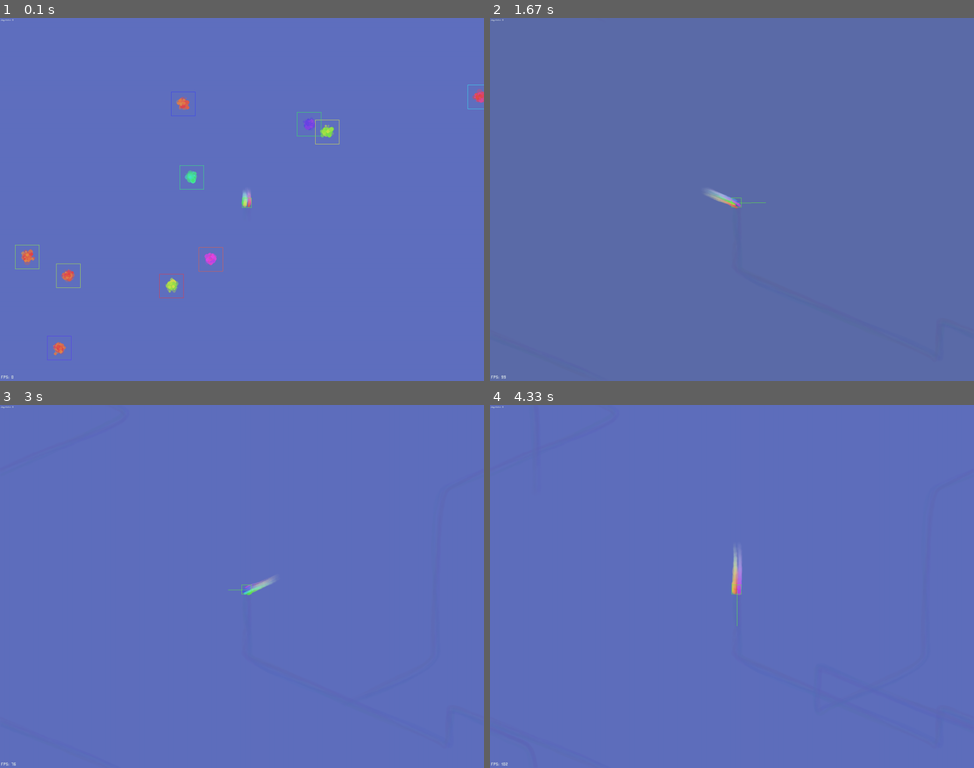
Above: before the commit, frames 1-4 (two rows, left to right).
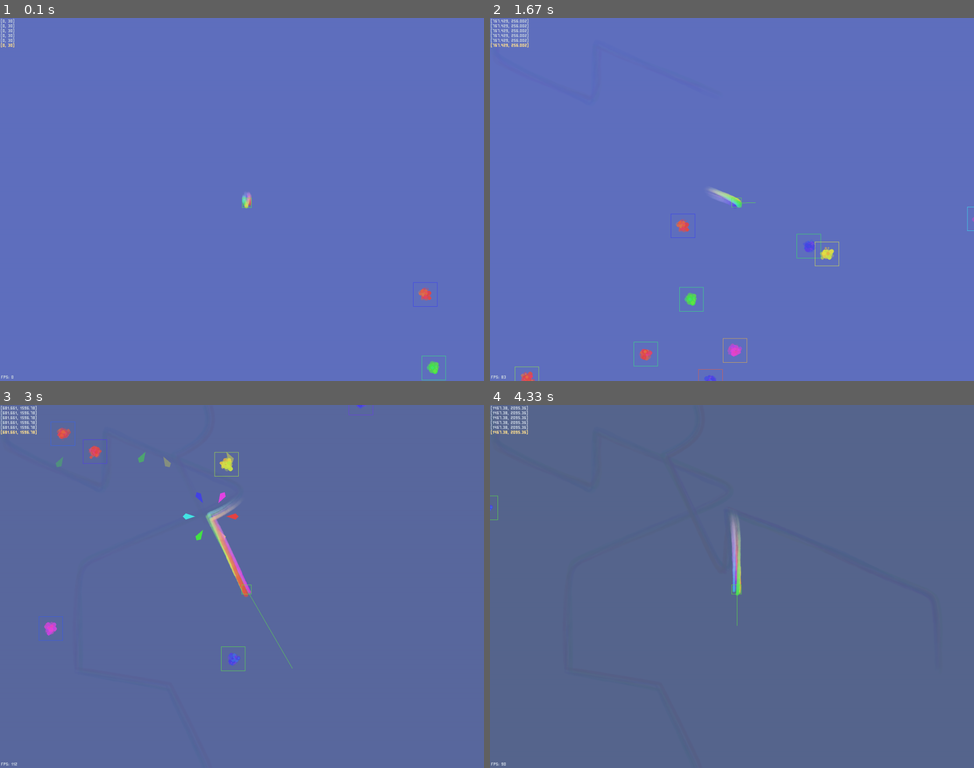
Above: after the commit, the same moments.

Repository: ddorn/jam-23-08
Game: pygame game, started from main.py
Two runs of this game, one before a commit and one after it. Both use one fixed random seed, a clock stepped at 60 frames per second and the inputs below.
Inputs (mouse positions are in pixels of both pictures, inside the frame that each line leads up to):
- Up to frame 1 (0.1 s): no input
- Up to frame 2 (1.67 s): hold Right 0.33-0.8 s; move the mouse to (712, 214) at 0.37 s; hold Up 0.83-1.13 s; move the mouse to (886, 188) at 0.87 s; tap F at 0.9, 1.23, 1.53 s; hold Right 1.17-1.63 s; move the mouse to (615, 203) at 1.2 s
- Up to frame 3 (3 s): hold Left 1.67-2.2 s; move the mouse to (91, 532) at 1.7 s; tap F at 1.73, 2.03, 2.3, 2.63, 2.93 s; hold Down 2.23-2.53 s; move the mouse to (314, 459) at 2.27 s; hold Left 2.57-2.97 s; move the mouse to (125, 513) at 2.6 s
- Up to frame 4 (4.33 s): hold Up 3-3.37 s; move the mouse to (707, 680) at 3.03 s; tap F at 3.07, 3.47, 3.77, 4.13 s; hold Right 3.4-4.03 s; move the mouse to (857, 644) at 3.43 s; hold Down from 4.07 s (still down); move the mouse to (654, 466) at 4.1 s

The runs differ from the first frame. In frame 1, 1.3% of the frame differs, in the area x 0-100%, y 0-100%; in frame 2, 2.8%; in frame 3, 100%; in frame 4, 100%.

Commit message:
add boosts from fairies

Diff:
--- a/engine/debug.py
+++ b/engine/debug.py
@@ -129,7 +129,7 @@
         y = 3
         for i, obj in enumerate(self.texts):
             color = WHITE if len(self.texts) - i - 1 >= self.nb_txt_this_frame else YELLOW
-            s = text(" ".join(map(str, obj)), 7, color, "pixelmillennium")
+            s = text(" ".join(map(str, obj)), SMALL_TEXT_SIZE, color, "pixelmillennium")
             r = gfx.blit(s, topleft=(3, y), ui=True)
             y = r.bottom
 
--- a/engine/object.py
+++ b/engine/object.py
@@ -1,5 +1,5 @@
 from random import gauss
-from typing import Optional, Tuple, TYPE_CHECKING
+from typing import Optional, Tuple, TYPE_CHECKING, Generator
 
 import pygame
 
@@ -32,7 +32,7 @@
     def __init__(self):
         self.scripts = set()
 
-    def add_script(self, generator):
+    def add_script(self, generator: Generator):
         self.scripts.add(generator)
 
     def add_script_decorator(self, function):
--- a/engine/particles.py
+++ b/engine/particles.py
@@ -22,7 +22,7 @@
 ]
 
 from engine.assets import text
-from engine.utils import bounce, exp_impulse, random_in_rect, random_in_rect_and_avoid
+from engine.utils import bounce, exp_impulse, random_in_rect, random_in_rect_and_avoid, rrange, clamp, from_polar
 from engine.gfx import GFX
 
 pygame.init()
@@ -41,30 +41,8 @@
 )
 
 
-def clamp(x, mini=0.0, maxi=1.0):
-    if x < mini:
-        return mini
-    if x > maxi:
-        return maxi
-    return x
-
-
 def vec2int(vec):
     return (int(vec[0]), int(vec[1]))
-
-
-def polar(r, phi: DEGREES):
-    v = Vector2()
-    v.from_polar((r, phi))
-    return v
-
-
-def rrange(nb: float):
-    qte = int(nb)
-    proba = nb - qte
-    if random() < proba:
-        return range(qte + 1)
-    return range(qte)
 
 
 def rand2d(vec):
@@ -172,7 +150,7 @@
             lambda: CircleParticle()
             .builder()
             .hsv(angle := uniform(0, 360), 0.8, 0.8)
-            .at(choice(positions) + polar(40, angle), angle + 90)
+            .at(choice(positions) + from_polar(40, angle), angle + 90)
             .velocity(gauss(2, 0.2), )
             .sized(gauss(5, 2))
             # .acceleration(-0.005)
@@ -470,7 +448,7 @@
     def draw(self, gfx: GFX):
         points = [
             self.pos
-            + polar(self.size, self.inner_rotation + i * 360 / self.vertices * self.vertex_step, )
+            + from_polar(self.size, self.inner_rotation + i * 360 / self.vertices * self.vertex_step, )
             for i in range(self.vertices)
         ]
 
@@ -479,7 +457,7 @@
     def draw_no_gfx(self, surf):
         points = [
             self.pos
-            + polar(self.size, self.inner_rotation + i * 360 / self.vertices * self.vertex_step, )
+            + from_polar(self.size, self.inner_rotation + i * 360 / self.vertices * self.vertex_step, )
             for i in range(self.vertices)
         ]
 
@@ -500,7 +478,7 @@
         self.head = head
 
     def points(self):
-        vel = polar(self.speed, self.angle)
+        vel = from_polar(self.speed, self.angle)
         vel.scale_to_length(self.size)
         cross = Vector2(-vel.y, vel.x)
 
@@ -526,11 +504,11 @@
         super().__init__(color)
 
     def draw(self, gfx: GFX):
-        end = self.pos - polar(self.length, self.angle)
+        end = self.pos - from_polar(self.length, self.angle)
         gfx.line(self.color, self.pos, end)
 
     def draw_no_gfx(self, surf):
-        end = vec2int(self.pos - polar(self.length, self.angle))
+        end = vec2int(self.pos - from_polar(self.length, self.angle))
         start = vec2int(self.pos)
         # noinspection PyTypeChecker
         pygame.gfxdraw.line(surf, *start, *end, self.color)
--- a/engine/utils.py
+++ b/engine/utils.py
@@ -42,11 +42,11 @@
 
 
 def chrange(
-    x: float,
-    initial_range: tuple[float, float],
-    target_range: tuple[float, float],
-    power=1,
-    flipped=False,
+        x: float,
+        initial_range: tuple[float, float],
+        target_range: tuple[float, float],
+        power=1,
+        flipped=False,
 ):
     """Change the range of a number by mapping the initial_range to target_range using a linear transformation."""
     normalised = (x - initial_range[0]) / (initial_range[1] - initial_range[0])
@@ -54,6 +54,15 @@
         normalised = 1 - normalised
     normalised **= power
     return normalised * (target_range[1] - target_range[0]) + target_range[0]
+
+
+def rrange(nb: float):
+    """Return a range with a length of `nb` in expectation."""
+    qte = int(nb)
+    proba = nb - qte
+    if random.random() < proba:
+        return range(qte + 1)
+    return range(qte)
 
 
 def from_polar(r: float, angle: float):
@@ -251,7 +260,7 @@
 
 
 def random_in_rect_and_avoid(
-    rect: pygame.Rect, avoid_positions, avoid_radius, max_trials=1000, force_y=None, default=None,
+        rect: pygame.Rect, avoid_positions, avoid_radius, max_trials=1000, force_y=None, default=None,
 ):
     for trial in range(max_trials):
         if force_y is not None:
@@ -302,6 +311,7 @@
     color.hsva = hue, saturation, value, alpha
     return color
 
+
 def gradient(t: float, *color_spec: tuple[float, ColorValue]) -> pygame.Color:
     """
     Return a color that is a linear interpolation between the colors.
@@ -365,6 +375,7 @@
     "get_tile",
     "mix",
     "chrange",
+    "rrange",
     "from_polar",
     "clamp",
     "angle_towards",
@@ -386,3 +397,9 @@
     "gradient",
     "Cooldown",
 ]
+
+
+# This just helps me to remember to add new utilities to __all__
+for name, f in list(globals().items()):
+    if name not in __all__ and callable(f):
+        raise RuntimeError(f"{name} is not exported, did you forget to add it to __all__?")
--- a/main.py
+++ b/main.py
@@ -1,8 +1,7 @@
 from __future__ import annotations
 
 import math
-from functools import cache
-from random import gauss, uniform
+from random import gauss, random, randrange
 from time import time
 
 import numpy as np
@@ -10,7 +9,6 @@
 from pygame import Rect
 
 from engine import *
-from engine.particles import rrange
 from utility import smooth_breathing
 
 PINK = pygame.Color("#E91E63")
@@ -138,21 +136,31 @@
                 fairy.alive = False
                 self.hist_size += 3
                 for i in range(self.n_points):
-                    color = self.color(i)
-                    angle = color.hsva[0]
+                    angle = i * 360 / self.n_points
+                    color = from_hsv(angle, 70, 90)
                     self.state.particles.add(
                         ShardParticle(color)
                         .builder()
                         .at(self.center + from_polar(self.radius, angle), angle)
-                        .velocity(8, 1)
+                        .velocity(8)
                         .anim_fade(0.2)
                         .build()
                     )
 
+                self.add_speed_buff(fairy.hue)
+
                 for _ in rrange(1.5):
-                    self.state.add(Fairy(random_in_rect(SCREEN.move(self.pos - (W/2, H/2)))))
+                    self.state.add(Fairy(random_in_rect(SCREEN.move(self.pos - (W / 2, H / 2)))))
 
         self.hist_size = min(self.hist_size, self.max_hist_size)
+        self.state.debug.text(self.pos)
+
+    def add_speed_buff(self, angle: float):
+        @self.add_script_decorator
+        def speed_buff():
+            for _ in range(10):
+                self.vel = from_polar(30, angle)
+                yield
 
     def draw(self, gfx: GFX, force_alpha: float | None = None):
         super().draw(gfx)
@@ -162,26 +170,14 @@
             else:
                 multiplier = 1 - (self.time - t) / self.hist_size
 
-            # circle = self.get_circle(int(radius), tuple(color))
-            # circle.set_alpha(int(255 * multiplier))
-            # gfx.blit(circle, center=point)
             gfx.circle(fainter(color, multiplier), point, radius)
-
-    @staticmethod
-    @cache
-    def get_circle(radius: int, color: pygame.Color) -> pygame.Surface:
-        size = 2 * radius + 1
-        img = pygame.Surface((size, size), pygame.SRCCOLORKEY | pygame.RLEACCEL)
-        img.set_colorkey((0, 0, 0))
-        pygame.draw.circle(img, color, (radius, radius), radius)
-        return img
 
 
 class Fairy(SpriteObject):
     radius = 40  # For collision detection
 
     def __init__(self, pos):
-        self.hue = uniform(0, 360)
+        self.hue = randrange(0, 360, 60)
         img = pygame.Surface((80, 80), pygame.SRCALPHA)
         super().__init__(pos, img, )
 
@@ -189,7 +185,7 @@
         for _ in range(256):
             x = gauss(40, 6)
             y = gauss(40, 6)
-            radius = max(2, gauss(5, 2))
+            radius = max(2.0, gauss(5, 2))
             color = from_hsv(gauss(self.hue, 10), 70, 90)
             pygame.draw.circle(self.image, color, (x, y), radius)
 
@@ -207,7 +203,7 @@
 
 class GameState(State):
     BG_COLOR = None
-    FPS = 1000
+    FPS = 60
 
     def __init__(self):
         super().__init__()
@@ -215,16 +211,16 @@
         self.fog.fill(WHITE)
 
         self.blob = self.add(Blob(
-            W / 2,
-            H / 2,
-            10,
-            6,
-            6,
-            True,
-            acceleration=3,
-            friction=0.8,
-            hist_size=10,
-            max_hist_size=50,
+            0,
+            0,
+        10,
+        6,
+        6,
+        True,
+        acceleration = 3,
+        friction = 0.8,
+        hist_size = 10,
+        max_hist_size = 50,
         ))
         self.use_fog = True
         self.debug.toggle()
@@ -244,6 +240,17 @@
 
     def logic(self):
         super().logic()
+
+        # Create new fairies below
+        if random() < 0.01:
+            self.add(Fairy(random_in_rect(SCREEN.move(self.blob.pos - (W / 2, -H / 2)))))
+
+        # De-pop objects that are too far away if we have too many
+        fairies = list(self.get_all(Fairy))
+        if len(fairies) > 100:
+            sorted_objects = sorted(fairies, key=lambda o: o.pos.distance_to(self.blob.pos))
+            for o in sorted_objects[100:]:
+                o.alive = False
 
         # if self.timer == 20 * self.FPS:
         #     self.particles.fountains.append(ParticleFountain.screen_confetti(SCREEN))
@@ -264,7 +271,6 @@
                             )
         gfx.surf.fill(bg_color)
 
-
         s = smooth_breathing(time())
         s256 = int(s * 255)
 
@@ -276,6 +282,7 @@
 
         super().draw(gfx)
 
+
 def main():
     App(GameState, FixedScreen(SIZE), CameraGFX).run()
 
